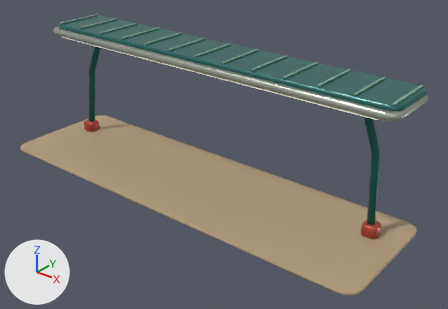
One commit to the glTF model assets/models/desert/truck_park.glb: the scene before it, then after it.
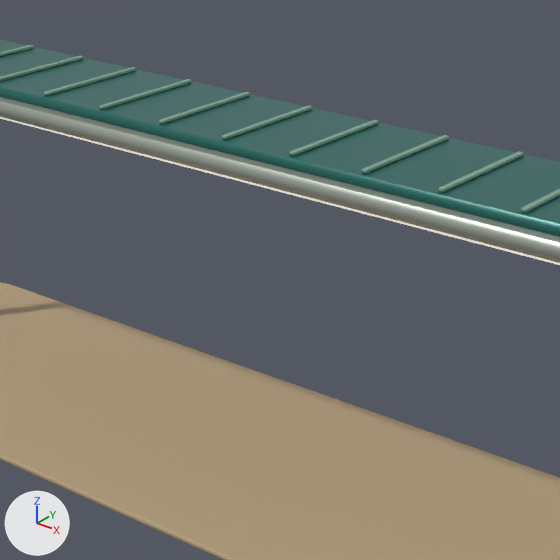
Each version appears first whole from a 50 mm camera at (12.51, -14.51, 10.19) aimed at (1.08, -0.23, 1.34), and next in a close-up on the part from 23% to 74% of the width and 0% to 74% of the height. The axes (+X, +Y, +Z) are drawn at lower left. The lights are the same throughout. The first two pictures are the older version. Vertices at exactly the same position are counted once.

The first close-up shows 'TruckPark'.
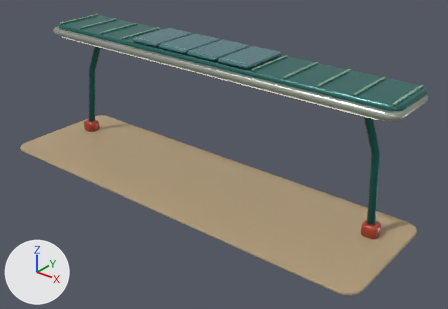
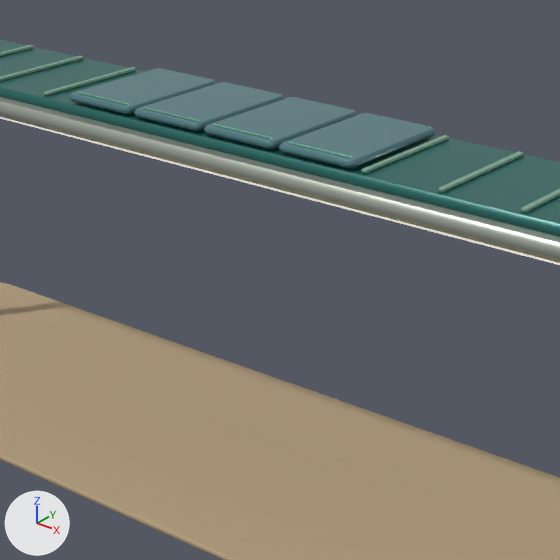
What changed in the scene script:
```text
Add mat_tint:
    mat_tint = bpy.data.materials.new('Tint')
    mat_tint.use_nodes = True; mat_tint.node_tree.nodes.clear()
    _N = mat_tint.node_tree.nodes; _L = mat_tint.node_tree.links
    n0 = _N.new('ShaderNodeBsdfPrincipled'); n0.name = 'Principled BSDF'
    n0.inputs[1].default_value = 0.11  # 'Metallic'
    n0.inputs[2].default_value = 0.22  # 'Roughness'
    n1 = _N.new('ShaderNodeOutputMaterial'); n1.name = 'Material Output'
    n2 = _N.new('ShaderNodeVertexColor'); n2.name = 'Color Attribute'
    _L.new(n0.outputs[0], n1.inputs[0])  # 'BSDF' to 'Surface'
    _L.new(n2.outputs[0], n0.inputs[0])  # 'Color' to 'Base Color'
Change me_truckpark:
    used by ob_truckpark; location = (0.0, 0.0, 0.0)
    remove me_truckpark.from_pydata(...)  # 1452 vertices, 2820 faces; spans x -7.24..7.24, y -2.66..1.64, z -0.01..4.49
    add me_truckpark.from_pydata(...)  # 1916 vertices, 3700 faces; spans x -7.24..7.24, y -2.66..1.64, z -0.01..4.59
    me_truckpark part 1: a new loose piece, a 6-sided cylinder along x spanning x -2.706..-1.749, y -0.277..-0.243, z 4.561..4.591, in mat_metal
    me_truckpark part 2: a new loose piece, a 6-sided cylinder along x spanning x -1.461..-0.504, y -0.277..-0.243, z 4.561..4.591, in mat_metal
    me_truckpark part 3: a new loose piece, a 6-sided cylinder along x spanning x -0.216..0.741, y -0.277..-0.243, z 4.561..4.591, in mat_metal
    me_truckpark part 4: a new loose piece, a 6-sided cylinder along x spanning x 1.029..1.986, y -0.277..-0.243, z 4.561..4.591, in mat_metal
    me_truckpark part 5: a new loose piece of 80 vertices spanning x -2.82..-1.63, y -0.39..1.47, z 4.47..4.57, in mat_tint
    me_truckpark part 6: a new loose piece of 80 vertices spanning x -1.58..-0.39, y -0.39..1.47, z 4.47..4.57, in mat_tint
    me_truckpark part 7: a new loose piece of 80 vertices spanning x -0.33..0.86, y -0.39..1.47, z 4.47..4.57, in mat_tint
    me_truckpark part 8: a new loose piece of 80 vertices spanning x 0.92..2.1, y -0.39..1.47, z 4.47..4.57, in mat_tint
    me_truckpark part 9: 356 kept faces spanning x -3.3..2.2, y -0.32..1.49, z 4.44..4.49 get new vertex colours; the middle colour goes from greyish green #7ea691 to greyish green #688a79
    other edits to the shape of me_truckpark do not show in these pictures
    add me_truckpark.materials.append(mat_tint)
```

Changed parts and their boxes [x1, y1, x2, y2] in the close-ups (560 x 560 px):
part 1 of me_truckpark, added
    after: [78, 92, 129, 105]
part 2 of me_truckpark, added
    after: [143, 107, 198, 121]
part 3 of me_truckpark, added
    after: [213, 124, 272, 139]
part 4 of me_truckpark, added
    after: [289, 142, 352, 158]
part 5 of me_truckpark, added
    after: [69, 68, 217, 114]
part 6 of me_truckpark, added
    after: [134, 82, 285, 131]
part 7 of me_truckpark, added
    after: [204, 97, 358, 149]
part 8 of me_truckpark, added
    after: [279, 113, 435, 169]
part 9 of me_truckpark, recoloured
    before: [99, 79, 439, 172]
    after: [68, 68, 444, 172]
